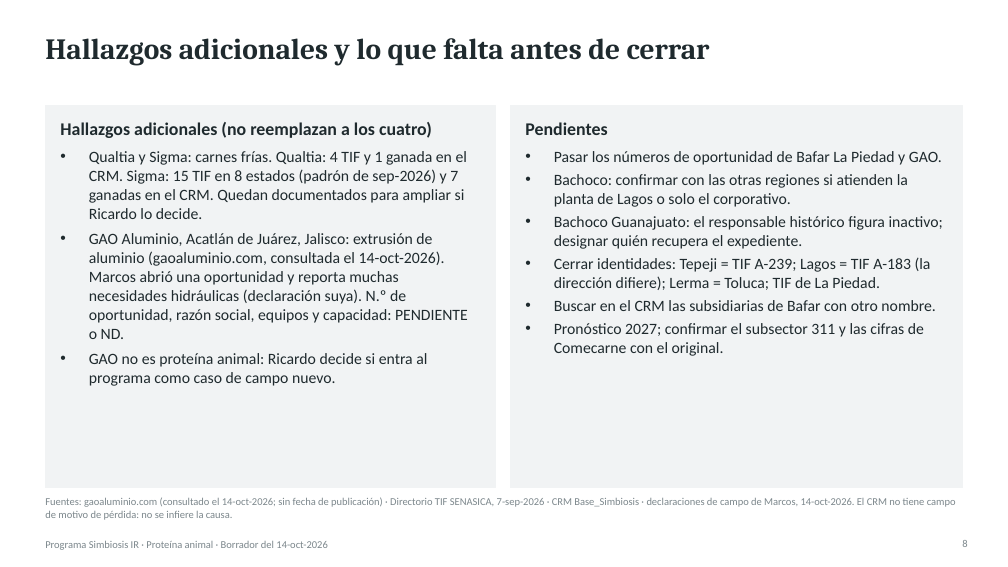
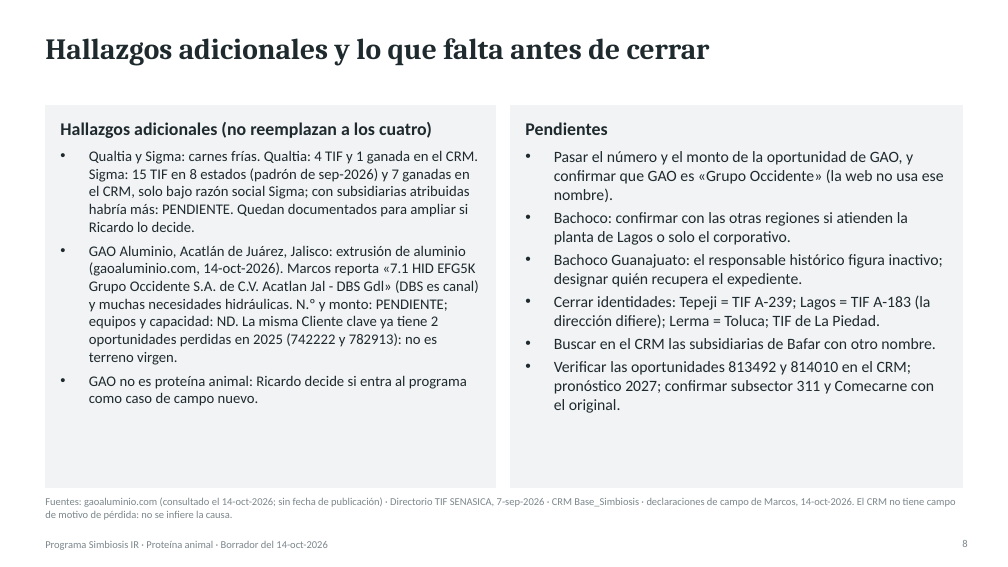
Before and after one commit to Marckqalex/Simbiosis-IR, a slide deck: slide 8 of entregables/Simbiosis_IR_Proteina_Animal_Entregable1.pptx. Drawn at 1008x567 pixels with LibreOffice and Linux fonts; fonts in the diff are those of the drawing. Boxes give left, top, right and bottom in pixels: in the first picture for what was removed or moved away, otherwise in the second. Text is boxed around its words. In the diff, an @@ line names an element or a change of style, - is before the commit and + after.

```diff
--- a/entregables/Simbiosis_IR_Proteina_Animal_Entregable1.pptx
+++ b/entregables/Simbiosis_IR_Proteina_Animal_Entregable1.pptx
@@ text at [89, 150, 479, 365]: text changed; size 15 to 14 pt @@
-• Qualtia y Sigma: carnes frías. Qualtia: 4 TIF y 1 ganada en el CRM. Sigma: 15 TIF en 8 estados (padrón de sep-2026) y 7 ganadas en el CRM. Quedan documentados para ampliar si Ricardo lo decide.
-• GAO Aluminio, Acatlán de Juárez, Jalisco: extrusión de aluminio (gaoaluminio.com, consultada el 14-oct-2026). Marcos abrió una oportunidad y reporta muchas necesidades hidráulicas (declaración suya). N.º de oportunidad, razón social, equipos y capacidad: PENDIENTE o ND.
+• Qualtia y Sigma: carnes frías. Qualtia: 4 TIF y 1 ganada en el CRM. Sigma: 15 TIF en 8 estados (padrón de sep-2026) y 7 ganadas en el CRM, solo bajo razón social Sigma; con subsidiarias atribuidas habría más: PENDIENTE. Quedan documentados para ampliar si Ricardo lo decide.
+• GAO Aluminio, Acatlán de Juárez, Jalisco: extrusión de aluminio (gaoaluminio.com, 14-oct-2026). Marcos reporta «7.1 HID EFG5K Grupo Occidente S.A. de C.V. Acatlan Jal - DBS Gdl» (DBS es canal) y muchas necesidades hidráulicas. N.º y monto: PENDIENTE; equipos y capacidad: ND. La misma Cliente clave ya tiene 2 oportunidades perdidas en 2025 (742222 y 782913): no es terreno virgen.
@@ text at [554, 151, 944, 202]: text changed @@
-• Pasar los números de oportunidad de Bafar La Piedad y GAO.
+• Pasar el número y el monto de la oportunidad de GAO, y confirmar que GAO es «Grupo Occidente» (la web no usa ese nombre).
@@ text at [89, 375, 467, 406]: size 15 to 14 pt in "GAO no es proteína animal: Ricardo decide ..." @@
@@ text at [554, 361, 934, 413]: text changed @@
-• Pronóstico 2027; confirmar el subsector 311 y las cifras de Comecarne con el original.
+• Verificar las oportunidades 813492 y 814010 en el CRM; pronóstico 2027; confirmar subsector 311 y Comecarne con el original.
```
Also in this commit, not shown: 7 other slides changed, 1 slide added, 8 other files.
